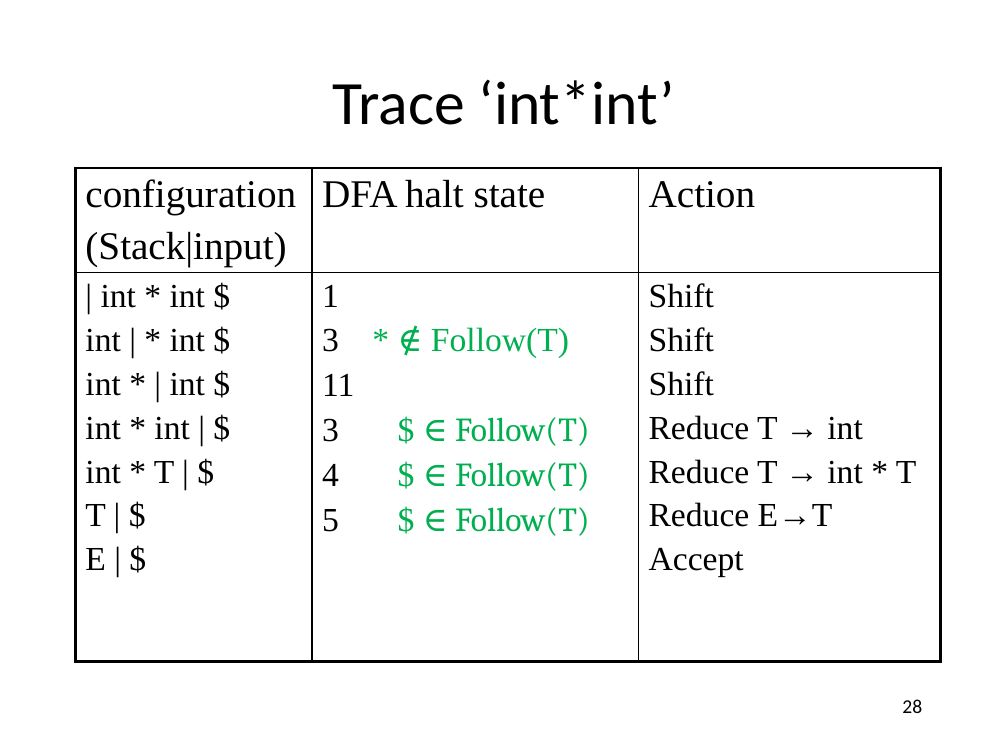
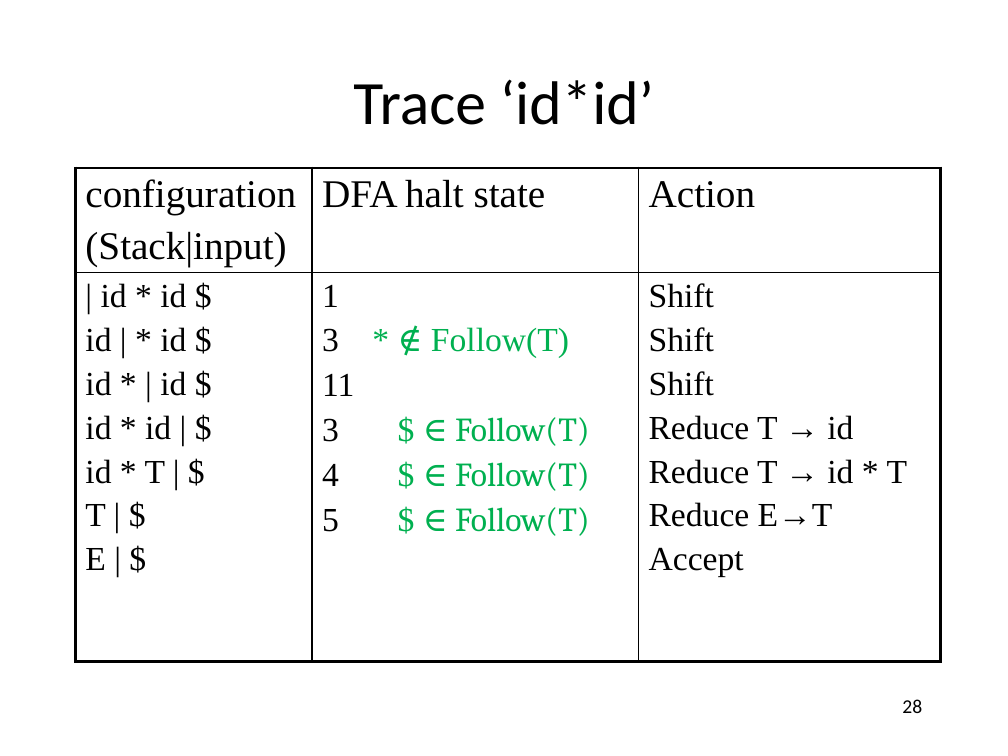
Before and after one commit to anoopsarkar/compilers-class, a slide deck: slide 28 of assets/ppt/parsing/lr3-slr_1-parsing.pptx. Drawn at 1008x756 pixels with LibreOffice and Linux fonts; fonts in the diff are those of the drawing. Boxes give left, top, right and bottom in pixels: in the first picture for what was removed or moved away, otherwise in the second. Text is boxed around its words. In the diff, an @@ line names an element or a change of style, - is before the commit and + after.

Commit message:
fixed typos in slides

```diff
--- a/assets/ppt/parsing/lr3-slr_1-parsing.pptx
+++ b/assets/ppt/parsing/lr3-slr_1-parsing.pptx
@@ title at <box>353,79,654,125</box>: text changed @@
-Trace ‘int*int’
+Trace ‘id*id’
@@ table at <box>76,168,941,671</box> @@
-row 2, column 1: | int * int $ / int | * int $ / int * | int $ / int * int | $ / int * T | $ / T | $ / E | $
+row 2, column 1: | id * id $ / id | * id $ / id * | id $ / id * id | $ / id * T | $ / T | $ / E | $
-row 2, column 3: Shift / Shift / Shift / Reduce T → int / Reduce T → int * T / Reduce E→T / Accept
+row 2, column 3: Shift / Shift / Shift / Reduce T → id / Reduce T → id * T / Reduce E→T / Accept
```
Also in this commit, not shown: 15 other slides changed, 1 other file.
